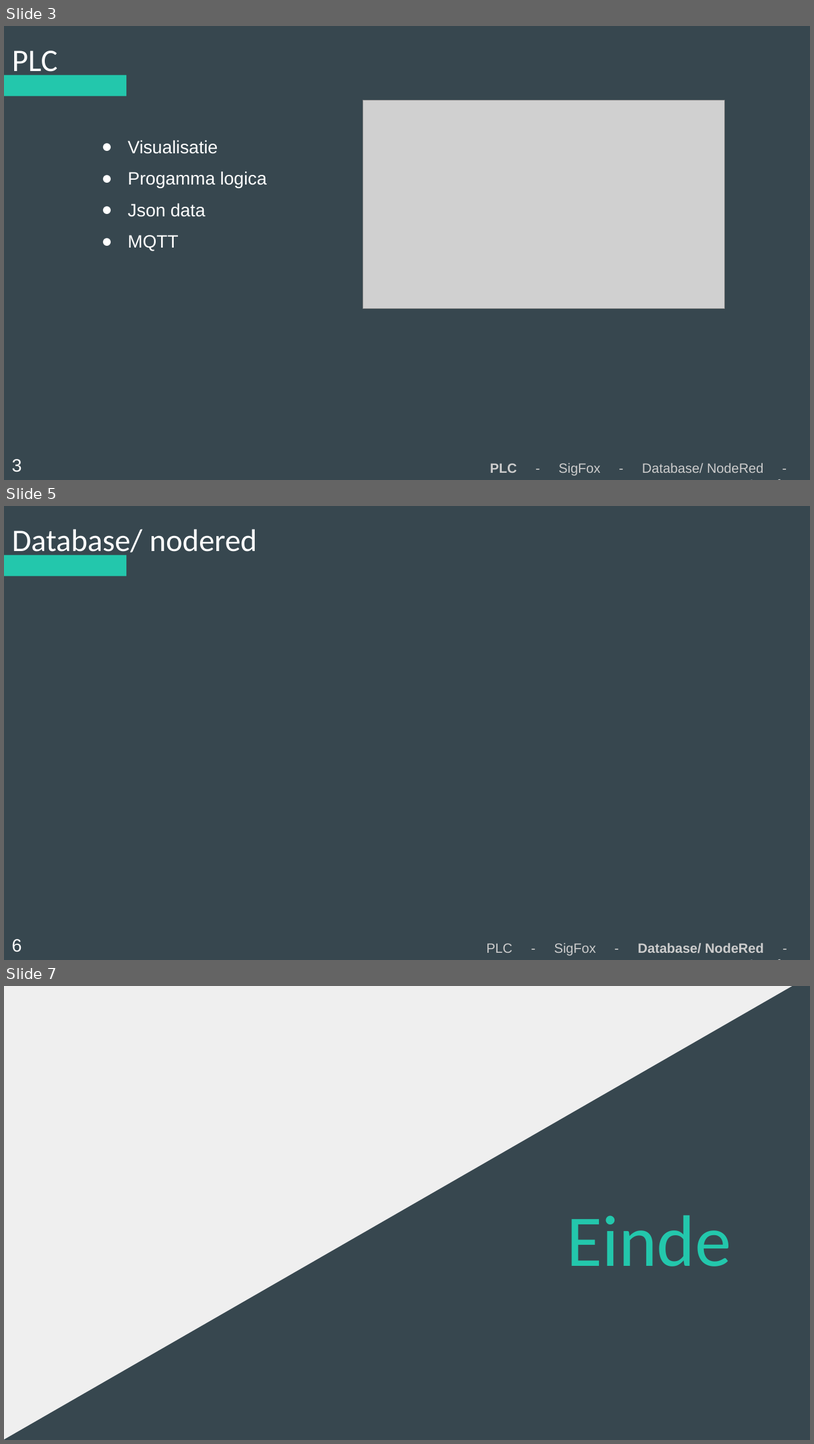
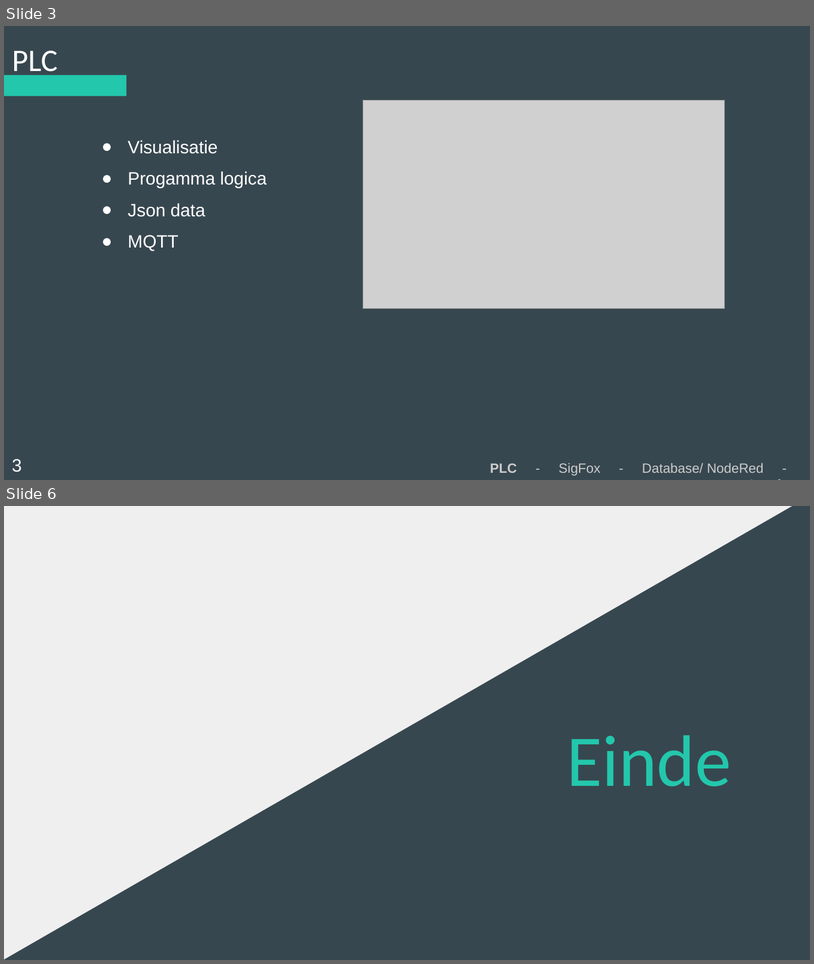
Before and after one commit to Koffiejoe/IA-EnOcean, a slide deck: Presentaties/5Wekelijkse PowerPoint/ppt_enocean.pptx. Shown one above the other, each under a label of ours: slides 3, 5 and 7 before the commit, slides 3 and 6 after it; the slides between them are not shown. The pictures are 814x1444 and 814x964 pixels, drawn with LibreOffice and Linux fonts; fonts in the diff are those of the drawing; grey boxes stand for pictures. Boxes give left, top, right and bottom in pixels: in the first picture for what was removed or moved away, otherwise in the second. Text is boxed around its words. In the diff, an @@ line names an element or a change of style, - is before the commit and + after.

```diff
--- a/Presentaties/5Wekelijkse PowerPoint/ppt_enocean.pptx
+++ b/Presentaties/5Wekelijkse PowerPoint/ppt_enocean.pptx
@@ slide 5 removed at (4, 506, 810, 960), background #37474F; not listed: 1 template element that a slide beside it also shows @@
@@ title removed at (12, 529, 257, 558) @@
-Database/ nodered
@@ text removed at (12, 939, 22, 952) @@
-6
@@ text removed at (486, 943, 764, 955) @@
-PLC - SigFox - Database/ NodeRed - Interface
@@ what was slide 7 is now slide 6 @@
```
Also in this commit, not shown: 3 slides changed, 2 other files.
